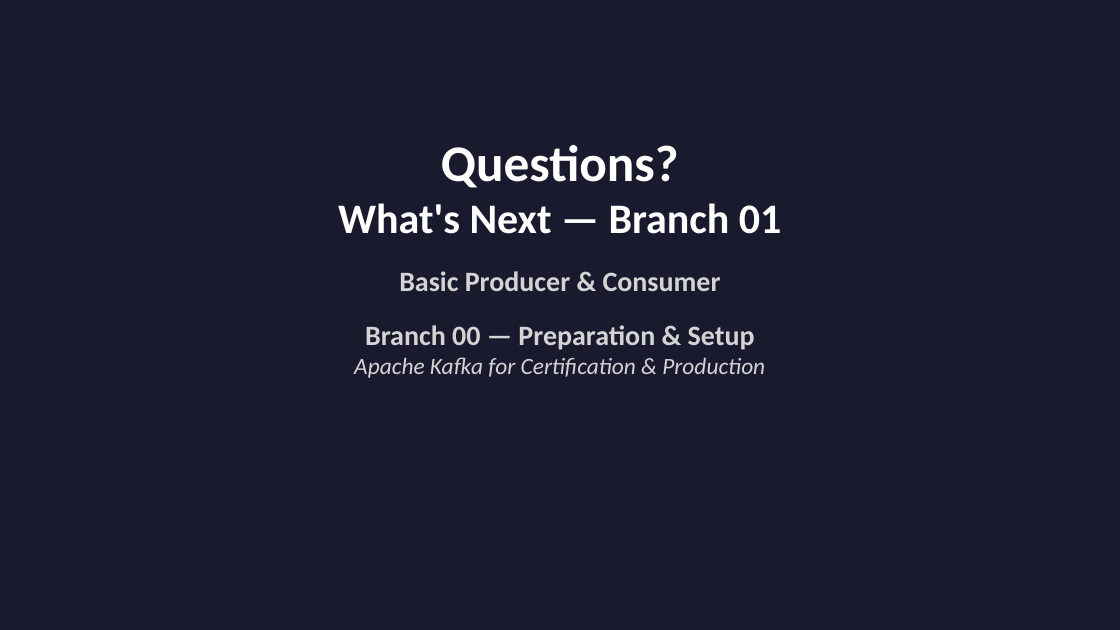
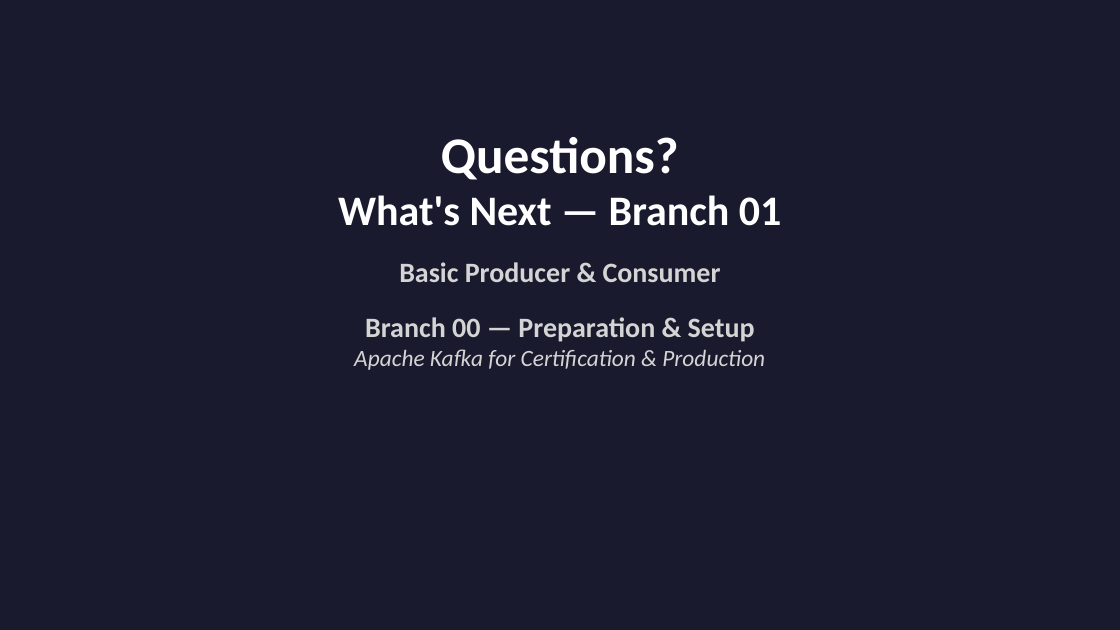
Before and after one commit to maksim-web-dev/kafka-laboratory, a slide deck: slide 11 of PRESENTATION-00-en.pptx. Drawn at 1120x630 pixels with LibreOffice and Linux fonts; fonts in the diff are those of the drawing. Boxes give left, top, right and bottom in pixels: in the first picture for what was removed or moved away, otherwise in the second. Text is boxed around its words. In the diff, an @@ line names an element or a change of style, - is before the commit and + after.

Commit message:
update branch19

```diff
--- a/PRESENTATION-00-en.pptx
+++ b/PRESENTATION-00-en.pptx
@@ text "Questions?": place and size @@
-text "Questions?" at <box>338,145,782,378</box>
+text "Questions?" at <box>338,137,782,370</box>
```
Also in this commit, not shown: 10 other slides changed, 2 other files.
